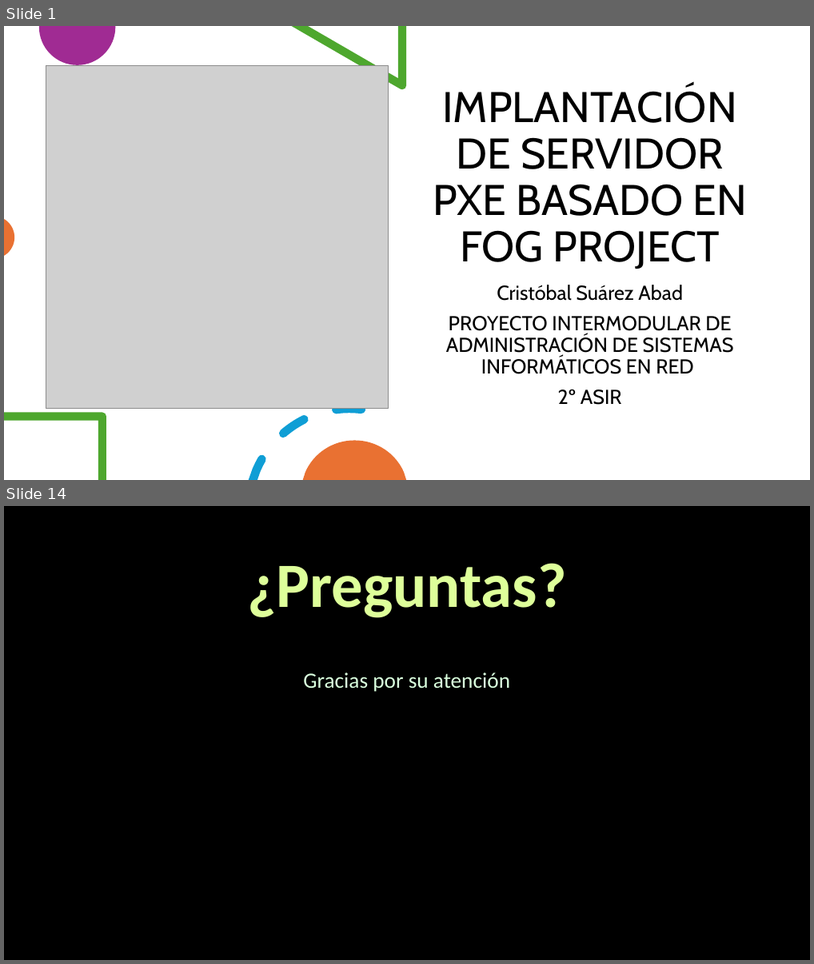
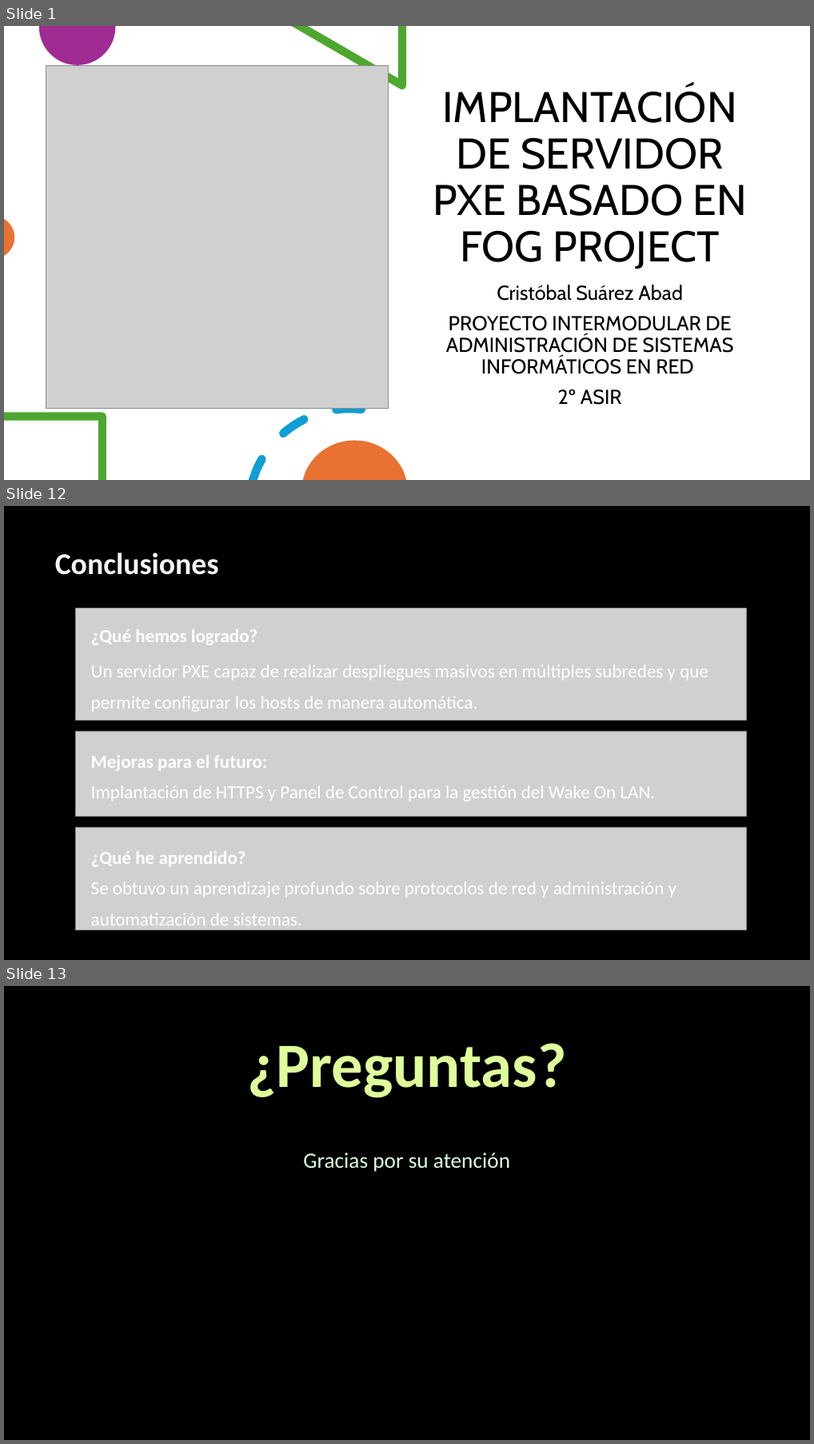
Before and after one commit to cristobal90palma/fog_project_2ASIR_2025-26, a slide deck: Documentación/Presentación.pptx. Shown one above the other, each under a label of ours: slides 1 and 14 before the commit, slides 1, 12 and 13 after it; the slides between them are not shown. The pictures are 814x964 and 814x1444 pixels, drawn with LibreOffice and Linux fonts; fonts in the diff are those of the drawing; grey boxes stand for pictures. Boxes give left, top, right and bottom in pixels: in the first picture for what was removed or moved away, otherwise in the second. Text is boxed around its words. In the diff, an @@ line names an element or a change of style, - is before the commit and + after.

```diff
--- a/Documentación/Presentación.pptx
+++ b/Documentación/Presentación.pptx
@@ slide 12 added at (4,506,810,960), background #000000 @@
@@ text added at (55,552,219,575), 36 pt, text #F5F5F5, bold @@
+Conclusiones
@@ picture added at (76,608,747,720) @@
@@ text added at (91,629,258,645), 22 pt, text #FFFFFF, bold @@
+¿Qué hemos logrado?
@@ text added at (91,664,709,712), 22 pt, text #FFFFFF @@
+Un servidor PXE capaz de realizar despliegues masivos en múltiples subredes y que permite configurar los hosts de manera automática.
@@ picture added at (76,731,747,816) @@
@@ text added at (91,755,268,771), 22 pt, text #FFFFFF, bold @@
+Mejoras para el futuro:
@@ text added at (91,785,656,801), 22 pt, text #FFFFFF @@
+Implantación de HTTPS y Panel de Control para la gestión del Wake On LAN.
@@ picture added at (76,827,747,929) @@
@@ text added at (91,851,246,866), 22 pt, text #FFFFFF, bold @@
+¿Qué he aprendido?
@@ text added at (91,881,677,930), 22 pt, text #FFFFFF @@
+Se obtuvo un aprendizaje profundo sobre protocolos de red y administración y automatización de sistemas.
@@ what was slide 14 is now slide 13 @@
```
Also in this commit, not shown: 10 slides changed, 2 slides removed.
